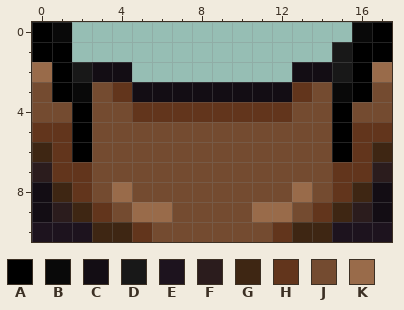
Pixel-art sprite: assets/sprites/boy/torso_front.png. The picture above was drawn from the file before the commit.
The file is 18x11 pixels.
Palette (. is transparent): A #000000  B #090909  C #130d14  D #181818  E #1d131e  F #2b1c1d  G #3e2613  H #62351c  J #744b30  K #996b4a
Pixels before, first column x 0:
 0 AB..............BA
 1 AA.............DAA
 2 KADCC........CCDAK
 3 JABJHCCCCCCCCHJBAJ
 4 JJAJJHHHHHHHHJJAJJ
 5 HHAJJJJJJJJJJJJAHH
 6 GHAJJJJJJJJJJJJAHG
 7 FHHJJJJJJJJJJJJHHF
 8 CGHJKJJJJJJJJKJHGC
 9 CFGHJKKJJJJKKJHGFC
10 EEEGGHJJJJJJHGGEEE
New version:
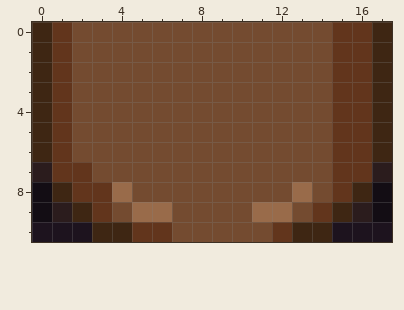
What changed:
y 0: x 0..17 AB..............BA -> GHJJJJJJJJJJJJJHHG
y 1: x 0..17 AA.............DAA -> GHJJJJJJJJJJJJJHHG
y 2: x 0..17 KADCC........CCDAK -> GHJJJJJJJJJJJJJHHG
y 3: x 0..2 JAB -> GHJ; x 4..13 HCCCCCCCCH -> JJJJJJJJJJ; x 15..17 BAJ -> HHG
y 4: x 0..2 JJA -> GHJ; x 5..12 HHHHHHHH -> JJJJJJJJ; x 15..17 AJJ -> HHG
y 5: x 0 H -> G; x 2 A -> J; x 15 A -> H; x 17 H -> G
y 6: x 2 A -> J; x 15 A -> H
y 8: x 3 J -> H
y 10: x 6 J -> H
Pixel boxes of the changes (left, top, right, bottom) in both pictures:
changed: (32, 22, 392, 242)
